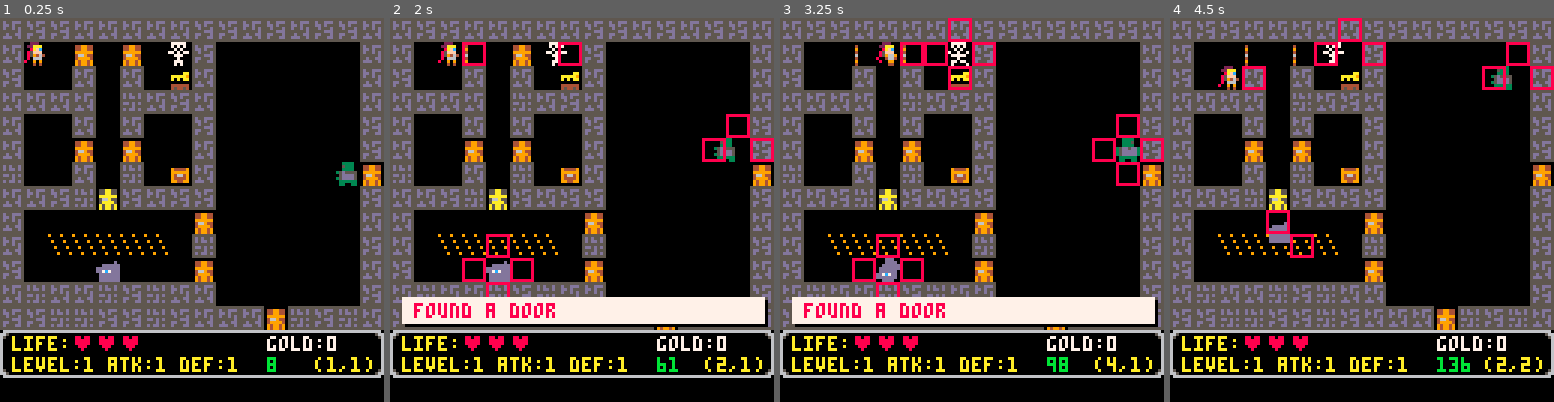
Above: before the commit, frames 1-4 (left to right).
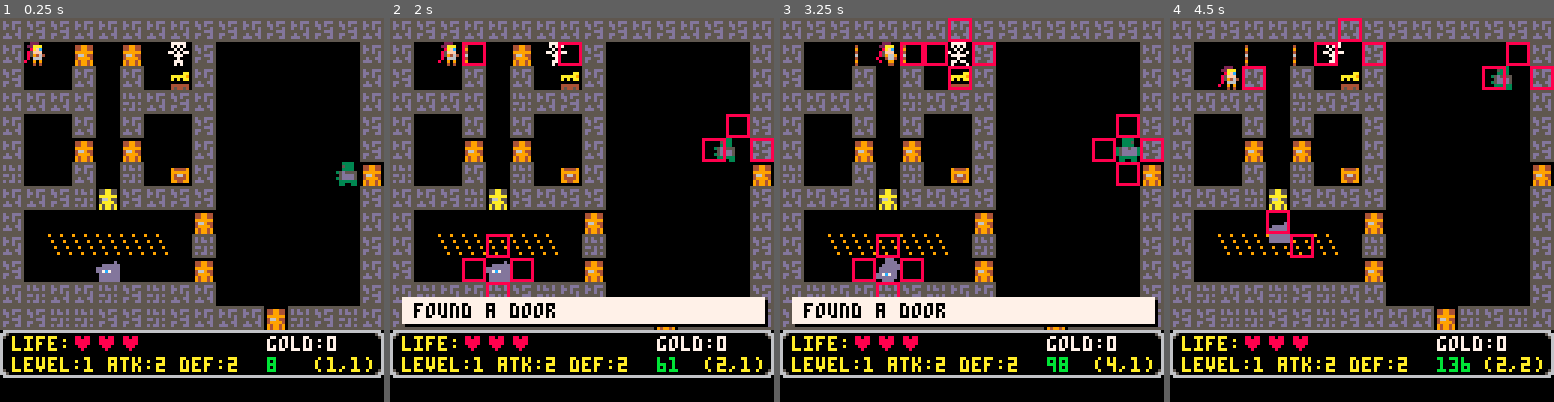
Above: after the commit, the same moments.

Repository: lauripaulo/pico8-games
Game: PICO-8 cartridge carts/yarpg/yarpg.p8
Same seed, same stepped clock (60 frames per second), same inputs: the game is played once before the commit and once after it.
Inputs:
- Up to frame 1 (0.25 s): no input
- Up to frame 2 (2 s): hold Right from 1.6 s (still down)
- Up to frame 3 (3.25 s): release Right at 2.1 s; hold Up 2.15-2.42 s; hold Right 2.47-3.03 s; hold Left from 3.08 s (still down)
- Up to frame 4 (4.5 s): release Left at 3.58 s; hold Down 3.63-3.97 s; hold Right from 4.02 s (still down)

The runs differ from the first frame. In frame 1, less than 0.1% of the frame differs, in the area x 40-62%, y 88-92%; in frame 2, 0.7%, in the area x 6-62%, y 74-92%; in frame 3, 0.7%; in frame 4, less than 0.1%.

Commit message:
Combat with roll msgs.

Diff:
--- a/carts/yarpg/yarpg.p8
+++ b/carts/yarpg/yarpg.p8
@@ -1,5 +1,5 @@
 pico-8 cartridge // http://www.pico-8.com
-version 22
+version 23
 __lua__
 -- global vars
 
@@ -25,8 +25,8 @@
 	 gold=0,
 	 bpress=false,
 	 level=1,
-	 atk=1,
-	 def=1,
+	 atack=2,
+	 defense=2,
 	 maxhp=3,
 	 hp=3
 	}
@@ -37,7 +37,6 @@
 	 update_mobs=false,
 	 resolve_collisions=false,
 	 moveinmap=false,
-	 combat=false,
 	 level=1,
 	 gameover=false,
 	 gamestart=true
@@ -58,6 +57,8 @@
 
 	-- draw debug table
 	debug={}
+
+	-- events
 	panel={}
 	msgs={}
 
@@ -124,12 +125,9 @@
 		me.tomy=me.mapy
 	elseif mobhit then
 	 printh("-->mob:"..mob.id)
-	 sfx(5)
 		me.tomx=me.mapx
 		me.tomy=me.mapy
-		-- kill mob
-		del(mobs,mob)
-		state.combat=true
+		attack(me,mob)
 	else
 		-- player steps
 		sfx(2)
@@ -139,25 +137,25 @@
 function found_door(mlx,mly)
 	local door=mget(mlx,mly)
 	if door==219 then
-		addmsg("found a door",.5)
+		addmsg("found a door",.5,0)
 	 mset(mlx,mly,220)
 	 sfx(1)
 	elseif me.keys>0 then
 		if door==224 then
-			addmsg("door open!",.5)
+			addmsg("door open!",.5,0)
 		 me.keys-=1
 		 mset(mlx,mly,225)
 		end
 	 sfx(1)
 	else
 	 -- cant open
-		addmsg("door locked!",.5)
+		addmsg("door locked!",.5,0)
 	 sfx(0)
 	end
 end
 
 function found_key(mlx,mly)
-	addmsg("found key.",.5)
+	addmsg("found key.",.5,0)
 	local key=mget(mlx,mly)
 	if key==36 then
 		mset(mlx,mly,37)
@@ -175,7 +173,7 @@
 		mset(mlx,mly,39)
 		local gold=roll_gold()
 		me.gold+=gold
-		addmsg("found "..gold.." coins.",.5)
+		addmsg("found "..gold.." coins.",.5,11)
 		sfx(4)
 	else
 	 -- already looted
@@ -277,37 +275,26 @@
 	end
 end
 
-function d6(num)
- local value=0
- for i=1,num do
-  value+=flr(rnd(6))+1
- end
- return value
-end
-
-function roll_atk(obj)
- return d6(2)+obj.level+obj.atk
-end
-
-function roll_def(obj)
- return d6(2)+obj.level+obj.def
-end
 -->8
 -- mobs
 
 function update_mobs()
 	if state.update_mobs then
 		for mob in all(mobs) do
-		 mob.tomx=mob.mapx
-		 mob.tomy=mob.mapy
-		 think(mob)
-		 if mob_hit(mob,me) then
-		  mob.tomx=mob.mapx
-		  mob.tomy=mob.mapy
-		  me.hp-=1
-		  state.combat=true
-		  sfx(6)
-		 end
+		 if mob.hp<=0 then
+  		del(mobs,mob)
+			 sfx(5)
+		 else
+			 mob.tomx=mob.mapx
+			 mob.tomy=mob.mapy
+			 think(mob)
+			 if mob_hit(mob,me) then
+			  mob.tomx=mob.mapx
+			  mob.tomy=mob.mapy
+			  attack(mob,me)
+			  sfx(6)
+			 end
+			end
 		end
 		state.update_mobs=false
 	end
@@ -397,22 +384,28 @@
 		mob.cspr=1
 		mob.vspr=.2
 		mob.name="green ooze"
-		mob.level=3
-		mob.hp=5
+		mob.level=1
+		mob.hp=3
+	 mob.atack=1
+	 mob.defense=2
 	elseif typ=="zombie" then
 		mob.sprs={204,205,206}
 		mob.cspr=1
 		mob.vspr=.2
 		mob.name="zombie"
-		mob.level=3
-		mob.hp=5
+		mob.level=2
+		mob.hp=2
+	 mob.atack=1
+	 mob.defense=3
 	else
 		mob.sprs={196,197,198}
 		mob.cspr=1
 		mob.vspr=.2
 		mob.name="skeleton"
-		mob.level=2
-		mob.hp=3
+		mob.level=1
+		mob.hp=1
+	 mob.atack=1
+	 mob.defense=2
 	end
 	return mob
 end
@@ -432,14 +425,47 @@
  end
 end
 
-function addmsg(_txt,_secs)
+function addmsg(_txt,_secs,_colr)
 	add(msgs,
 		{
 		 txt=_txt,
 			duration=_secs*60,
-			frames=0
+			frames=0,
+			colr=_colr
 		}
 	)
+end
+
+function attack(obj,target)
+ local t=1
+	local atk=rollatk(obj)
+	local def=rolldef(target)
+	addmsg(obj.name.." attack:"..atk,t,0)
+	local result=atk-def
+	if result>=0 then
+ 	addmsg(target.name.." defense:"..def.." hit!",t,3)
+		target.hp-=obj.level
+		sfx(6)
+	elseif result<0 then
+ 	addmsg(target.name.." defense:"..def.." miss...",t,8)
+		sfx(7)
+	end
+end
+
+function d6(num)
+ local value=0
+ for i=1,num do
+  value+=flr(rnd(6))+1
+ end
+ return value
+end
+
+function rollatk(obj)
+ return d6(2)+obj.level+obj.atack
+end
+
+function rolldef(obj)
+ return d6(2)+obj.level+obj.defense
 end
 -->8
 -- draw/update
@@ -467,13 +493,8 @@
 
 function update_messages()
  for ms in all(msgs) do
-  printh("update msg:")
-  printh("->txt:"..ms.txt)
-  printh("->frames:"..ms.frames)
-  printh("->duration:"..ms.duration)
  	if ms.frames ==
  				ms.duration then
-	  printh(">> removed txt:"..ms.txt)
  	 del(msgs,ms)
  	 ms=nil
  	else
@@ -498,7 +519,8 @@
 
  for i=1,#msgs do
  	local txt=msgs[i].txt
-		color(8)
+ 	local colr=msgs[i].colr
+		color(colr)
 		cursor(8,ys+2+(i-1)*8)
 		print(txt)
  end
@@ -562,7 +584,7 @@
  -- stats
 	color(10)
 	cursor(4,(14*8)+1)
-	print("level:"..me.level.." atk:"..me.atk.." def:"..me.def)
+	print("level:"..me.level.." atk:"..me.atack.." def:"..me.defense)
 
  -- map
 	cursor(1+8*13,(14*8)+1)
Not shown, changed: the sound effects (__sfx__) section of carts/yarpg/yarpg.p8
